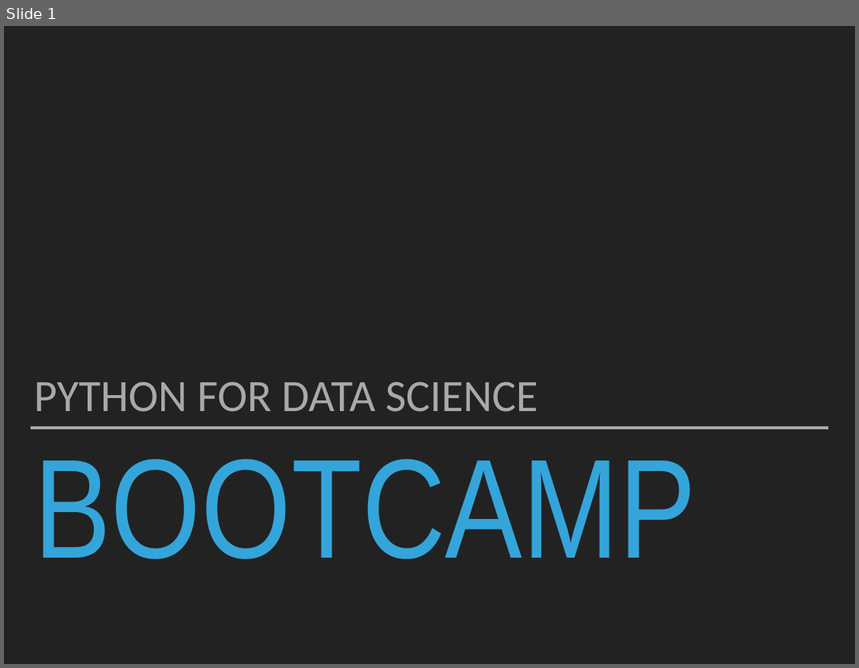
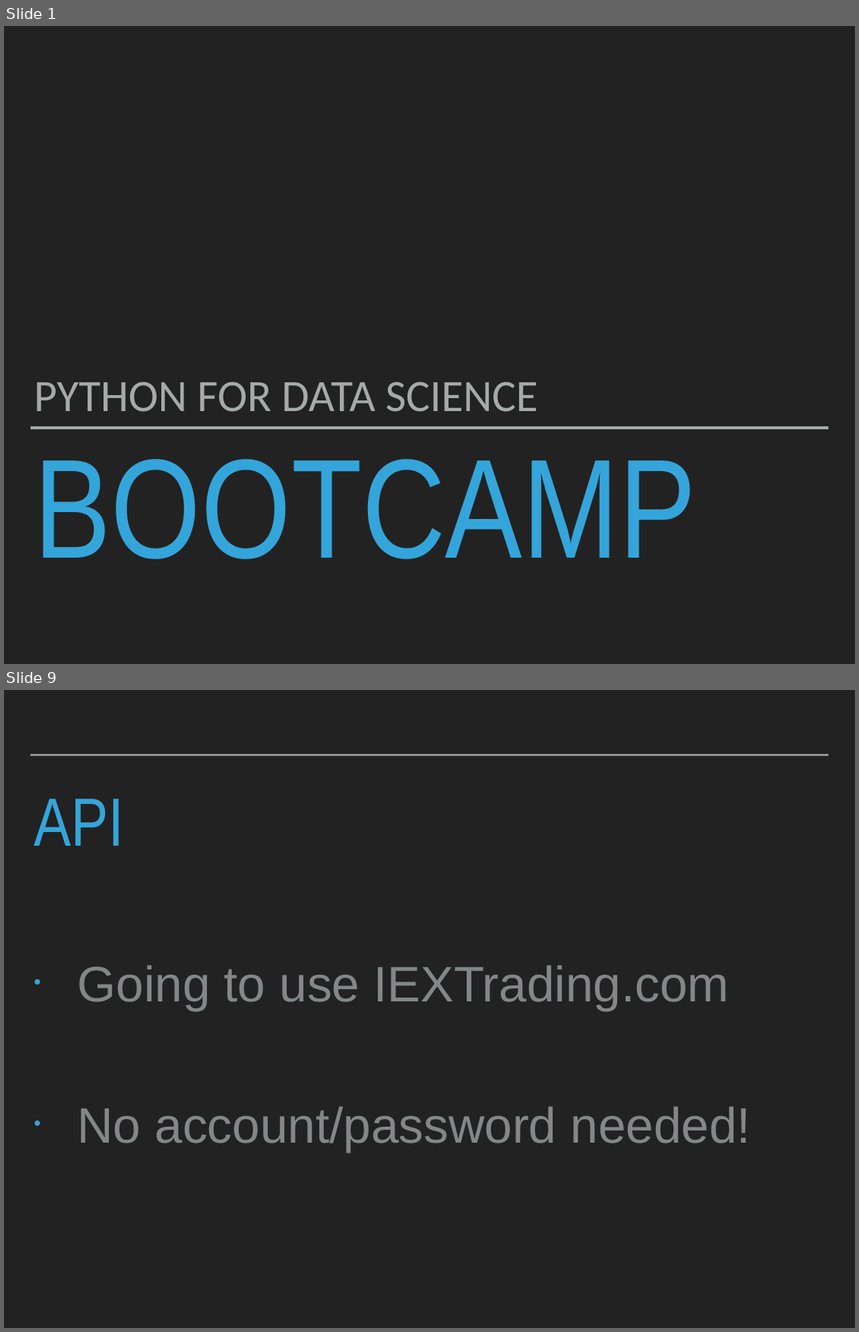
Before and after one commit to robcarrington/python-for-data-science, a slide deck: Session8/Session8_Slides.pptx. Shown one above the other, each under a label of ours: slide 1 before the commit, slides 1 and 9 after it; the slides between them are not shown. The pictures are 859x668 and 859x1332 pixels, drawn with LibreOffice and Linux fonts; fonts in the diff are those of the drawing. Boxes give left, top, right and bottom in pixels: in the first picture for what was removed or moved away, otherwise in the second. Text is boxed around its words. In the diff, an @@ line names an element or a change of style, - is before the commit and + after.

```diff
--- a/Session8/Session8_Slides.pptx
+++ b/Session8/Session8_Slides.pptx
@@ slide 9 added at (4, 690, 855, 1328), background #222222 @@
@@ line added from (31, 755) to (829, 755), #A6AAA9 2 pt @@
@@ title added at (34, 799, 123, 846), 82 pt, text #34A5DA @@
+API
@@ text added at (78, 965, 751, 1152), 60 pt, text #838787 @@
+• Going to use IEXTrading.com
+• No account/password needed!
```
Also in this commit, not shown: 31 other slides added.
